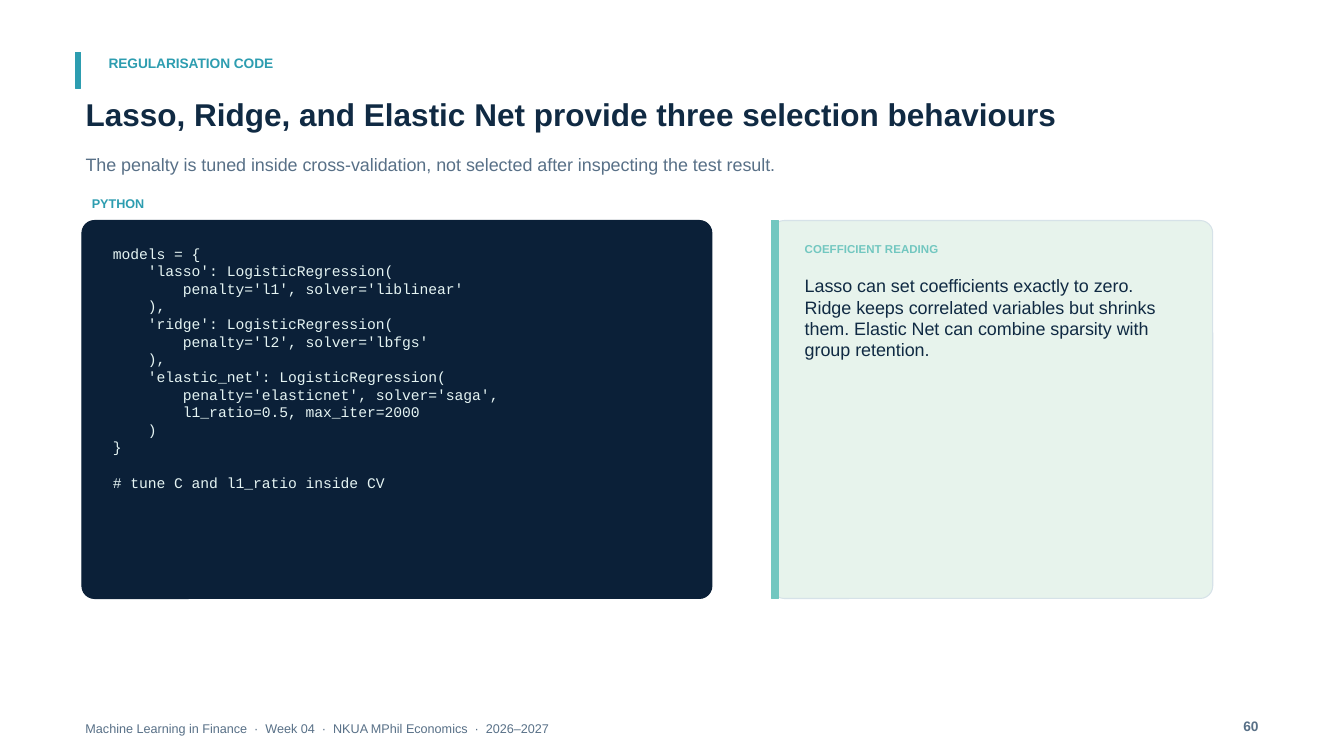
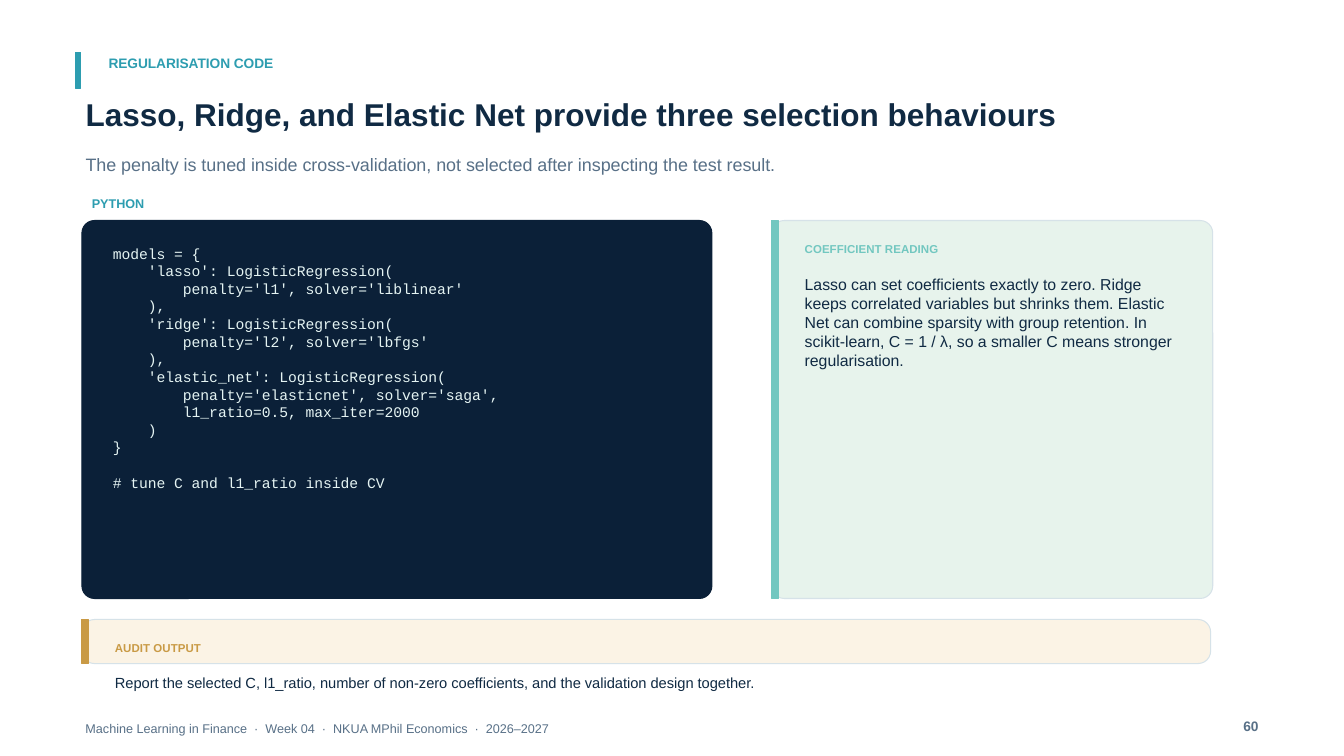
Before and after one commit to fkottas/Teaching-Courses, a slide deck: slide 60 of Machine Learning in Finance/2026-2027/lectures/week-04/slides/Lecture_04_Feature_Engineering_for_Financial_Data_2026-2027.pptx. Drawn at 1344x756 pixels with LibreOffice and Linux fonts; fonts in the diff are those of the drawing. Boxes give left, top, right and bottom in pixels: in the first picture for what was removed or moved away, otherwise in the second. Text is boxed around its words. In the diff, an @@ line names an element or a change of style, - is before the commit and + after.

```diff
--- a/Machine Learning in Finance/2026-2027/lectures/week-04/slides/Lecture_04_Feature_Engineering_for_Financial_Data_2026-2027.pptx
+++ b/Machine Learning in Finance/2026-2027/lectures/week-04/slides/Lecture_04_Feature_Engineering_for_Financial_Data_2026-2027.pptx
@@ text at [805, 278, 1172, 370]: text changed; size 12.8 to 11.2 pt @@
-Lasso can set coefficients exactly to zero. Ridge keeps correlated variables but shrinks them. Elastic Net can combine sparsity with group retention.
+Lasso can set coefficients exactly to zero. Ridge keeps correlated variables but shrinks them. Elastic Net can combine sparsity with group retention. In scikit-learn, C = 1 / λ, so a smaller C means stronger regularisation.
@@ rounded rectangle added at [82, 620, 1211, 664], fill #FBF3E5, outline #D6E2E8 0.75 pt @@
@@ rectangle added at [82, 620, 88, 664], fill #C99A45, outline #C99A45 0.75 pt @@
@@ text added at [115, 644, 200, 652], 8.2 pt, text #C99A45, bold @@
+AUDIT OUTPUT
@@ text added at [115, 677, 755, 691], 10.5 pt, text #102A43 @@
+Report the selected C, l1_ratio, number of non-zero coefficients, and the validation design together.
```
Also in this commit, not shown: 8 other slides changed, 4 slides added, 4 slides removed, 7 other files.
